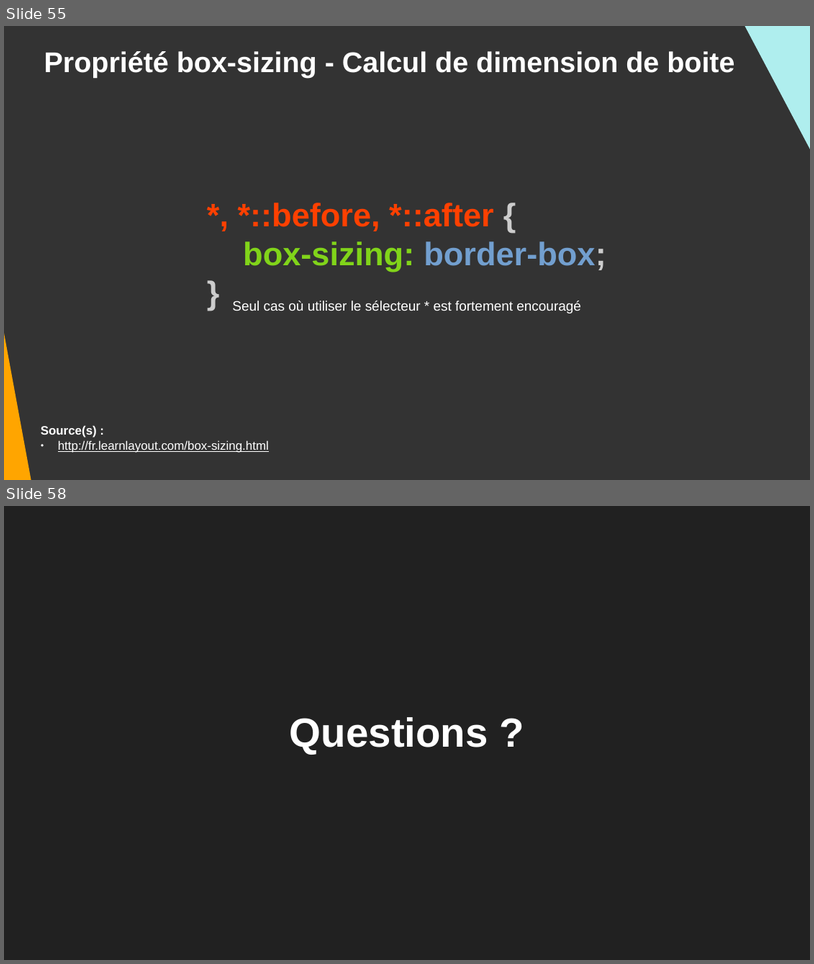
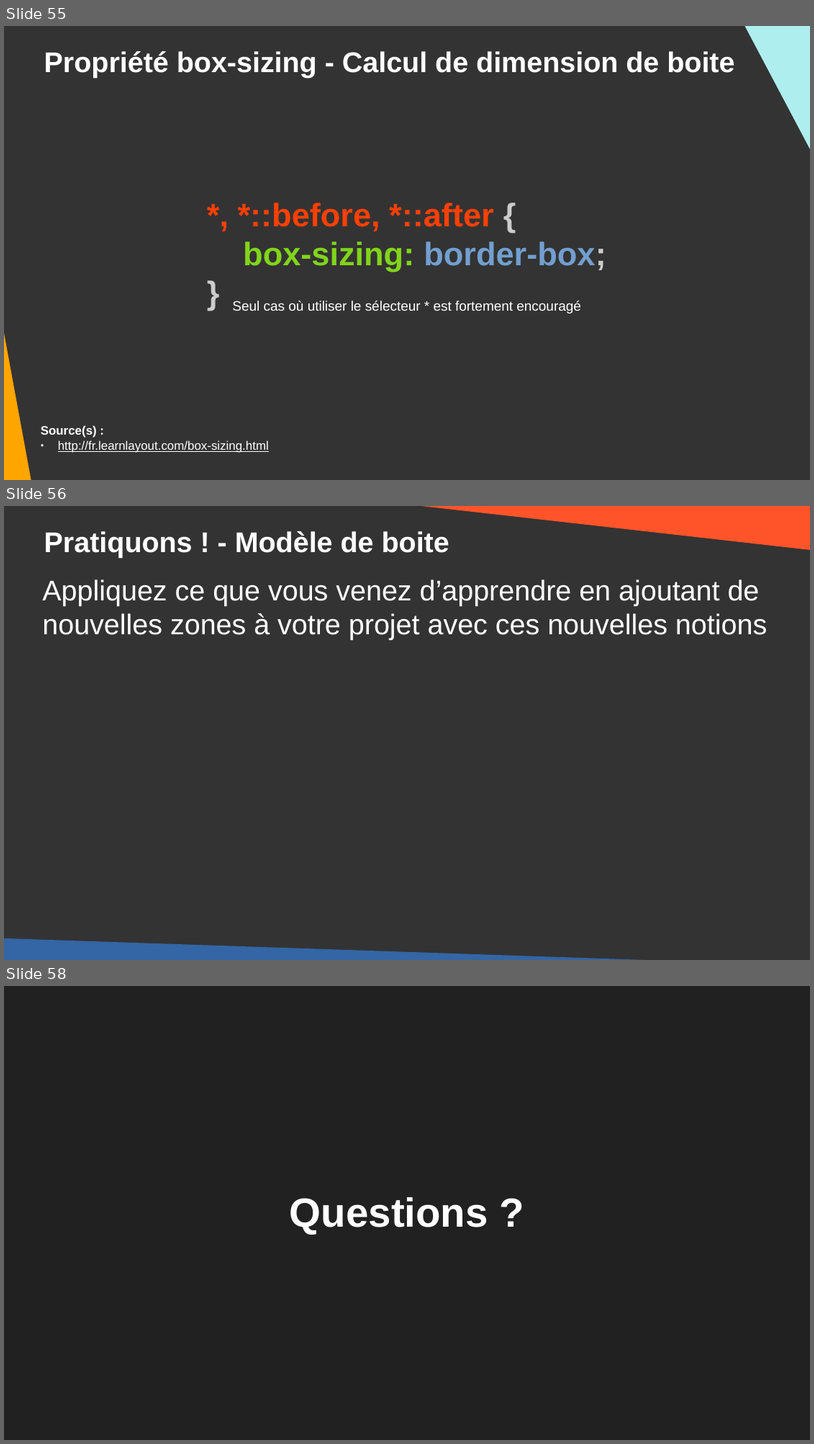
Before and after one commit to DanYellow/cours, a slide deck: integration-web-s1/travaux-pratiques/numero-5/presentation.odp. Shown one above the other, each under a label of ours: slides 55 and 58 before the commit, slides 55, 56 and 58 after it; the slides between them are not shown. The pictures are 814x964 and 814x1444 pixels, drawn with LibreOffice and Linux fonts; fonts in the diff are those of the drawing. Boxes give left, top, right and bottom in pixels: in the first picture for what was removed or moved away, otherwise in the second. Text is boxed around its words. In the diff, an @@ line names an element or a change of style, - is before the commit and + after.

```diff
--- a/integration-web-s1/travaux-pratiques/numero-5/presentation.odp
+++ b/integration-web-s1/travaux-pratiques/numero-5/presentation.odp
@@ slide 56 added at bbox=[4, 506, 810, 960], background #333333 @@
@@ right triangle added at bbox=[393, 506, 810, 550], fill #FF5429 @@
@@ title added at bbox=[44, 531, 450, 558], 28 pt, text #FFFFFF, bold @@
+Pratiquons ! - Modèle de boite
@@ text added at bbox=[42, 579, 767, 640], 28 pt, text #FFFFFF @@
+Appliquez ce que vous venez d’apprendre en ajoutant de nouvelles zones à votre projet avec ces nouvelles notions
@@ right triangle added at bbox=[4, 938, 758, 960], fill #3465A4 @@
```
Also in this commit, not shown: 4 slides changed, 1 slide removed, 18 other files.
